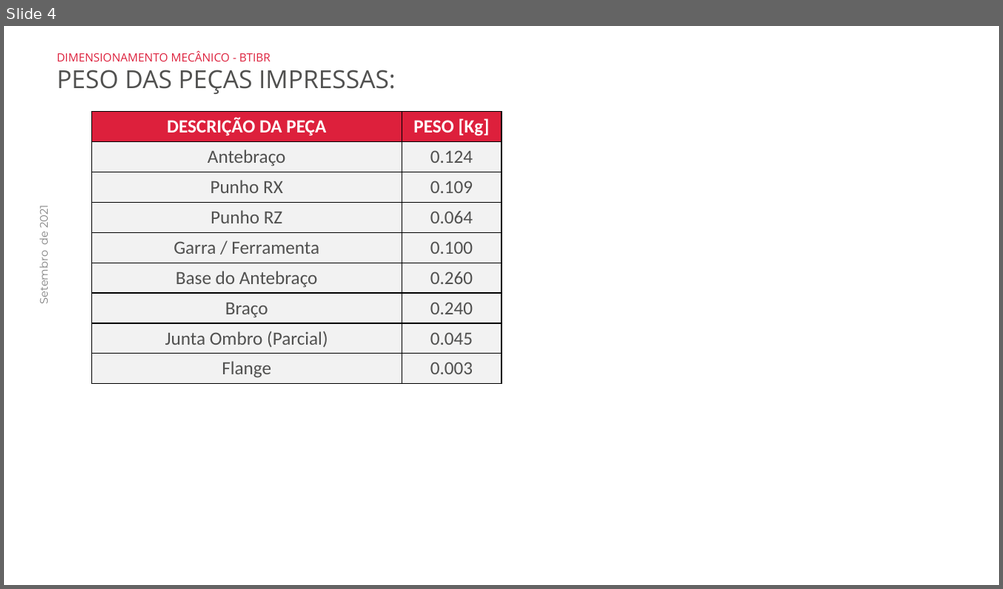
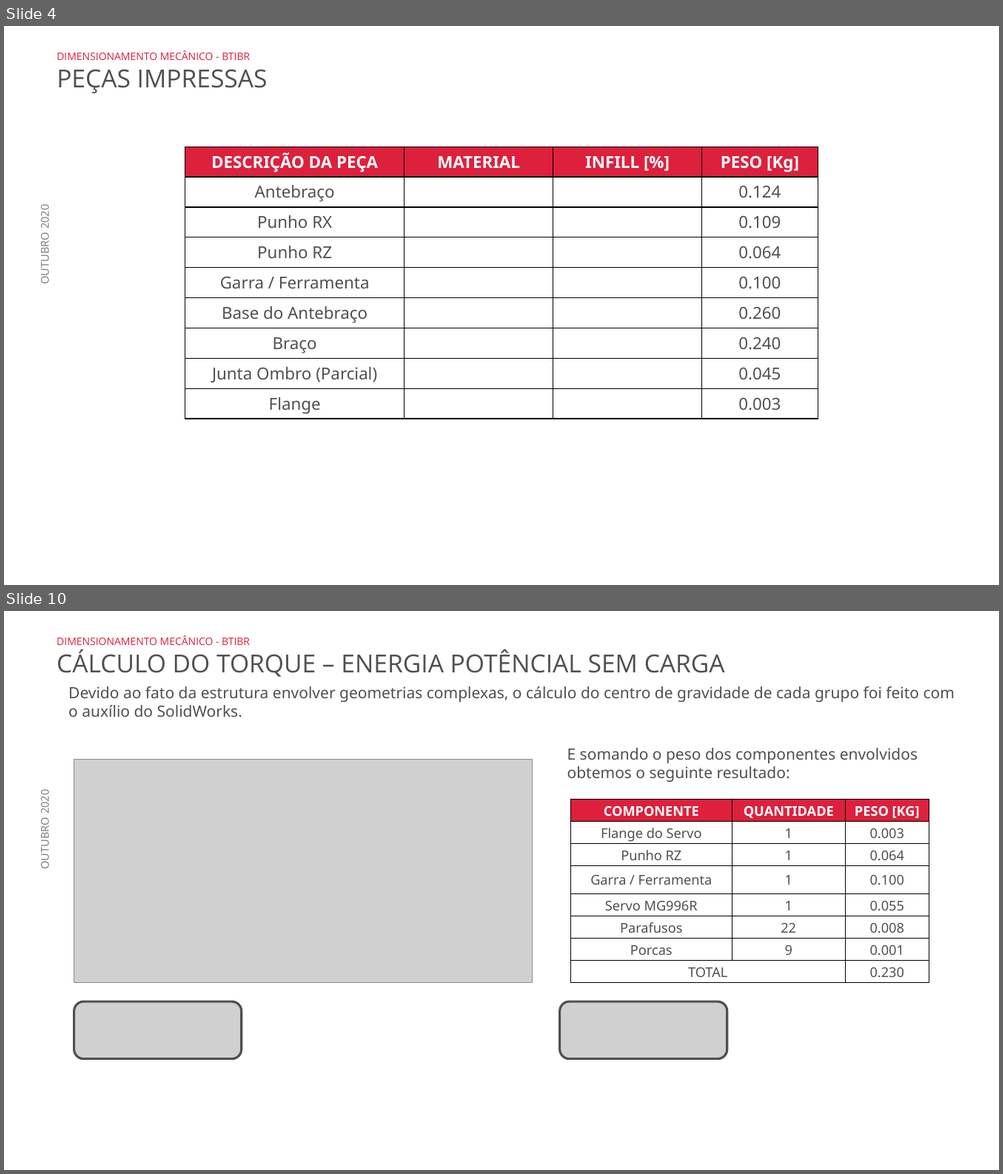
Before and after one commit to BTIBR/Projeto-Mecanico, a slide deck: Arquivos Gerais/Análises e Cálculos/Dimensionamento Mecânico BTIBR.pptx. Shown one above the other, each under a label of ours: slide 4 before the commit, slides 4 and 10 after it; the slides between them are not shown. The pictures are 1003x589 and 1003x1174 pixels, drawn with LibreOffice and Linux fonts; fonts in the diff are those of the drawing; grey boxes stand for pictures; background and template pictures are left out. Boxes give left, top, right and bottom in pixels: in the first picture for what was removed or moved away, otherwise in the second. Text is boxed around its words. In the diff, an @@ line names an element or a change of style, - is before the commit and + after.

Commit message:
Update do Dimensionamento

```diff
--- a/Arquivos Gerais/Análises e Cálculos/Dimensionamento Mecânico BTIBR.pptx
+++ b/Arquivos Gerais/Análises e Cálculos/Dimensionamento Mecânico BTIBR.pptx
@@ slide 10 added at <box>4,611,999,1170</box>, background picture (left out); not listed: 1 template element that a slide beside it also shows @@
@@ text added at <box>57,635,725,677</box>, 24 pt, text #50504F @@
+DIMENSIONAMENTO MECÂNICO - BTIBR
+CÁLCULO DO TORQUE – ENERGIA POTÊNCIAL SEM CARGA
@@ text added at <box>68,686,954,717</box>, 15 pt, text #50504F @@
+Devido ao fato da estrutura envolver geometrias complexas, o cálculo do centro de gravidade de cada grupo foi feito com o auxílio do SolidWorks.
@@ picture added at <box>74,760,532,983</box> @@
@@ text added at <box>567,748,917,782</box>, 15 pt, text #50504F @@
+E somando o peso dos componentes envolvidos obtemos o seguinte resultado:
@@ table added at <box>570,799,928,983</box>, 8 rows, 3 columns @@
+COMPONENTE | QUANTIDADE | PESO [KG]
+Flange do Servo | 1 | 0.003
+Punho RZ | 1 | 0.064
+Garra / Ferramenta | 1 | 0.100
+Servo MG996R | 1 | 0.055
+Parafusos | 22 | 0.008
+Porcas | 9 | 0.001
+TOTAL |  | 0.230
@@ picture added at <box>74,1002,242,1059</box> @@
@@ picture added at <box>560,1002,727,1059</box> @@
@@ slide 4 changed as well @@
@@ text at <box>57,69,267,93</box>: text changed @@
-PESO DAS PEÇAS IMPRESSAS:
+PEÇAS IMPRESSAS
@@ text at <box>57,50,250,60</box>: size 11 to 10 pt in "DIMENSIONAMENTO MECÂNICO - BTIBR" @@
@@ table at <box>185,147,817,419</box> @@
+column 2: MATERIAL |  |  |  |  |  |  |  | 
+column 3: INFILL [%] |  |  |  |  |  |  |  | 
@@ table: place and size @@
-table at <box>91,112,502,384</box>
+table at <box>185,147,817,419</box>
@@ text removed at <box>36,207,51,304</box> @@
-Setembro de 2021
@@ text added at <box>37,207,52,284</box>, 10.5 pt, text #808080 @@
+OUTUBRO 2020
```
Also in this commit, not shown: 7 other slides changed, 12 other slides added, 44 other files.
